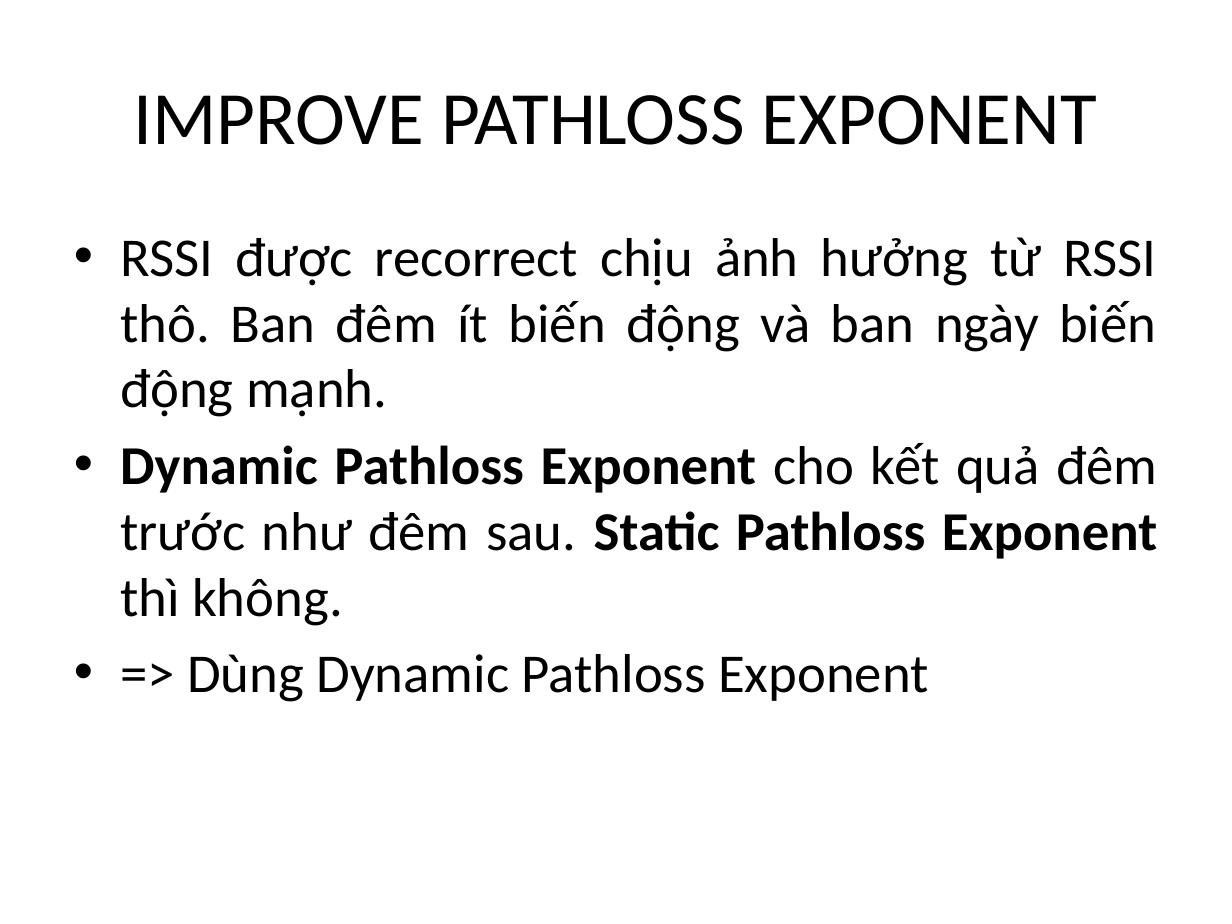
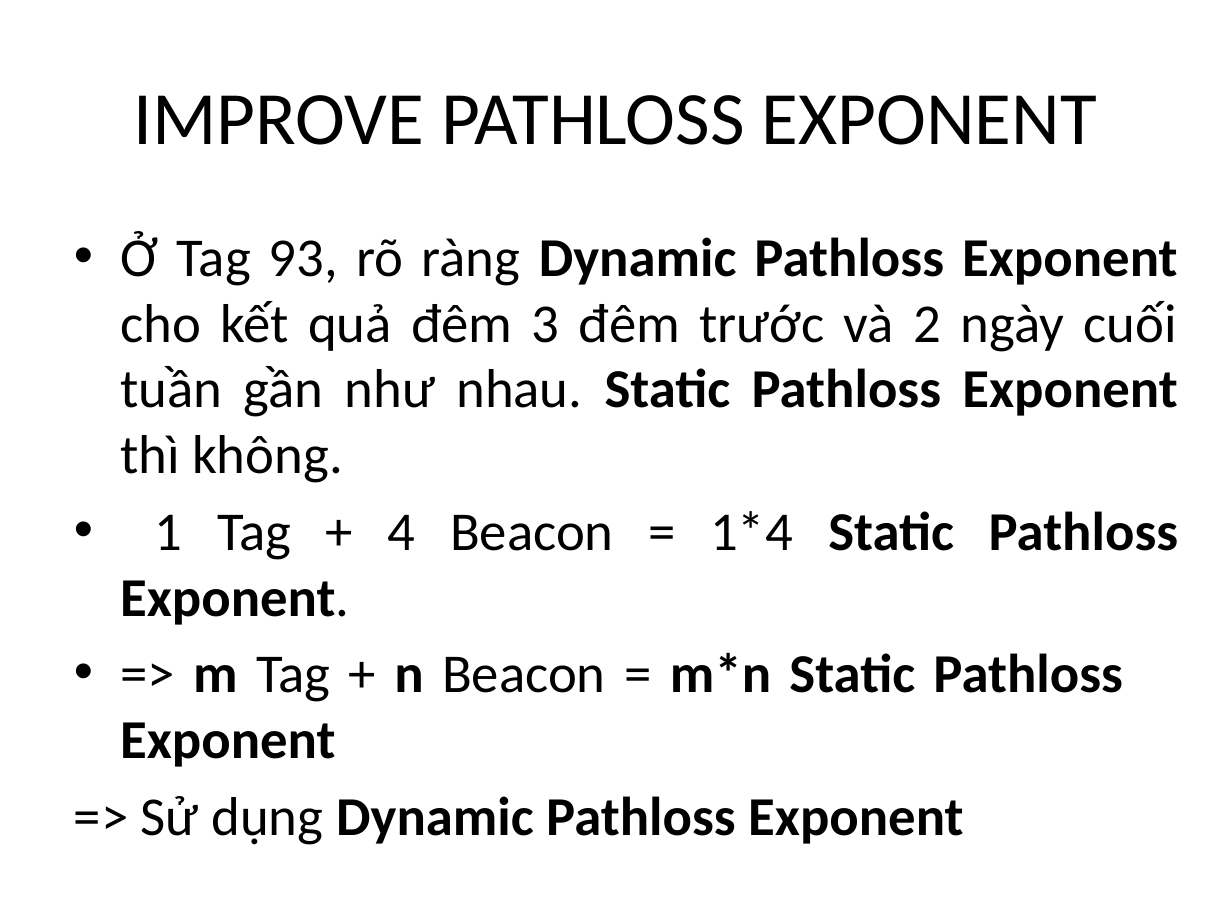
Before and after one commit to letruongthanh3698/BLE_matlab, a slide deck: slide 21 of report/Timeline.Report.pptx (slide 18 before the commit). Drawn at 1232x924 pixels with LibreOffice and Linux fonts; fonts in the diff are those of the drawing. Boxes give left, top, right and bottom in pixels: in the first picture for what was removed or moved away, otherwise in the second. Text is boxed around its words. In the diff, an @@ line names an element or a change of style, - is before the commit and + after.

```diff
--- a/report/Timeline.Report.pptx
+++ b/report/Timeline.Report.pptx
@@ text at (120, 231, 1179, 845): text changed; bold on @@
-• RSSI được recorrect chịu ảnh hưởng từ RSSI thô. Ban đêm ít biến động và ban ngày biến động mạnh.
-• Dynamic Pathloss Exponent cho kết quả đêm trước như đêm sau. Static Pathloss Exponent thì không.
-• => Dùng Dynamic Pathloss Exponent
+• Ở Tag 93, rõ ràng Dynamic Pathloss Exponent cho kết quả đêm 3 đêm trước và 2 ngày cuối tuần gần như nhau. Static Pathloss Exponent thì không.
+• 1 Tag + 4 Beacon = 1*4 Static Pathloss Exponent.
+• => m Tag + n Beacon = m*n Static Pathloss Exponent
+=> Sử dụng Dynamic Pathloss Exponent
```
Also in this commit, not shown: 3 other slides changed, 3 slides added, 39 other files.
